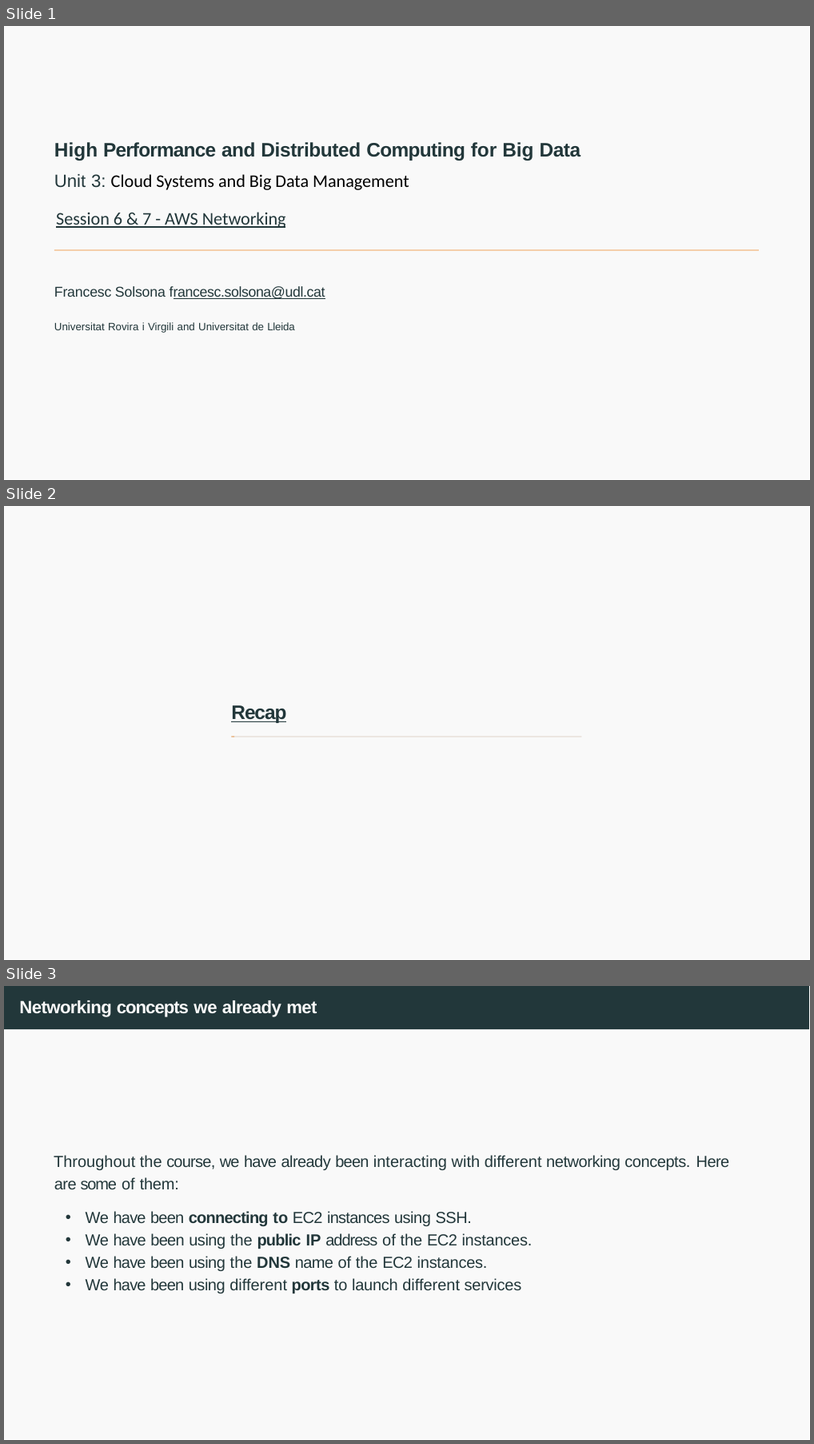
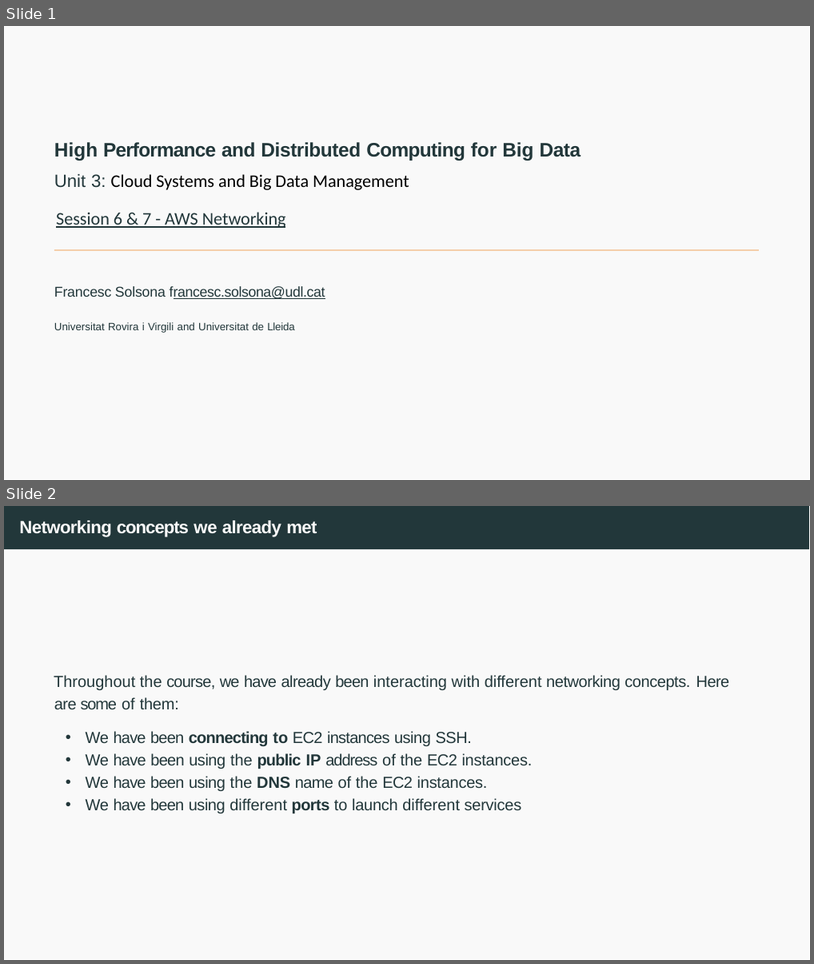
Before and after one commit to francescsolsonatehas/HPDCB, a slide deck: src/slides/Session 6 & 7 - AWS Networking-2026.pptx. Shown one above the other, each under a label of ours: slides 1, 2 and 3 before the commit, slides 1 and 2 after it. The pictures are 814x1444 and 814x964 pixels, drawn with LibreOffice and Linux fonts; fonts in the diff are those of the drawing. Boxes give left, top, right and bottom in pixels: in the first picture for what was removed or moved away, otherwise in the second. Text is boxed around its words. In the diff, an @@ line names an element or a change of style, - is before the commit and + after.

```diff
--- a/src/slides/Session 6 & 7 - AWS Networking-2026.pptx
+++ b/src/slides/Session 6 & 7 - AWS Networking-2026.pptx
@@ slide 2 removed at (x1=4, y1=506, x2=810, y2=960), background #FFFFFF; not listed: 1 template element that a slide beside it also shows @@
@@ text removed at (x1=231, y1=705, x2=286, y2=723) @@
-Recap
@@ freeform shape removed at (x1=231, y1=736, x2=582, y2=737) @@
@@ freeform shape removed at (x1=231, y1=736, x2=234, y2=737) @@
@@ what was slide 3 is now slide 2 @@
```
Also in this commit, not shown: 1 other slide removed, 4 other files.
